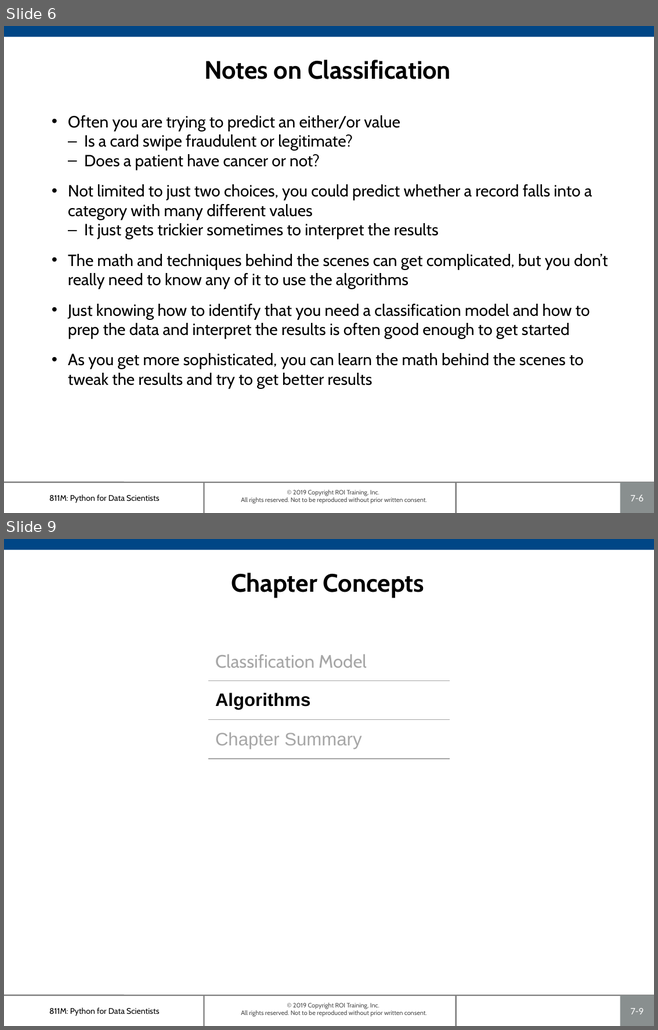
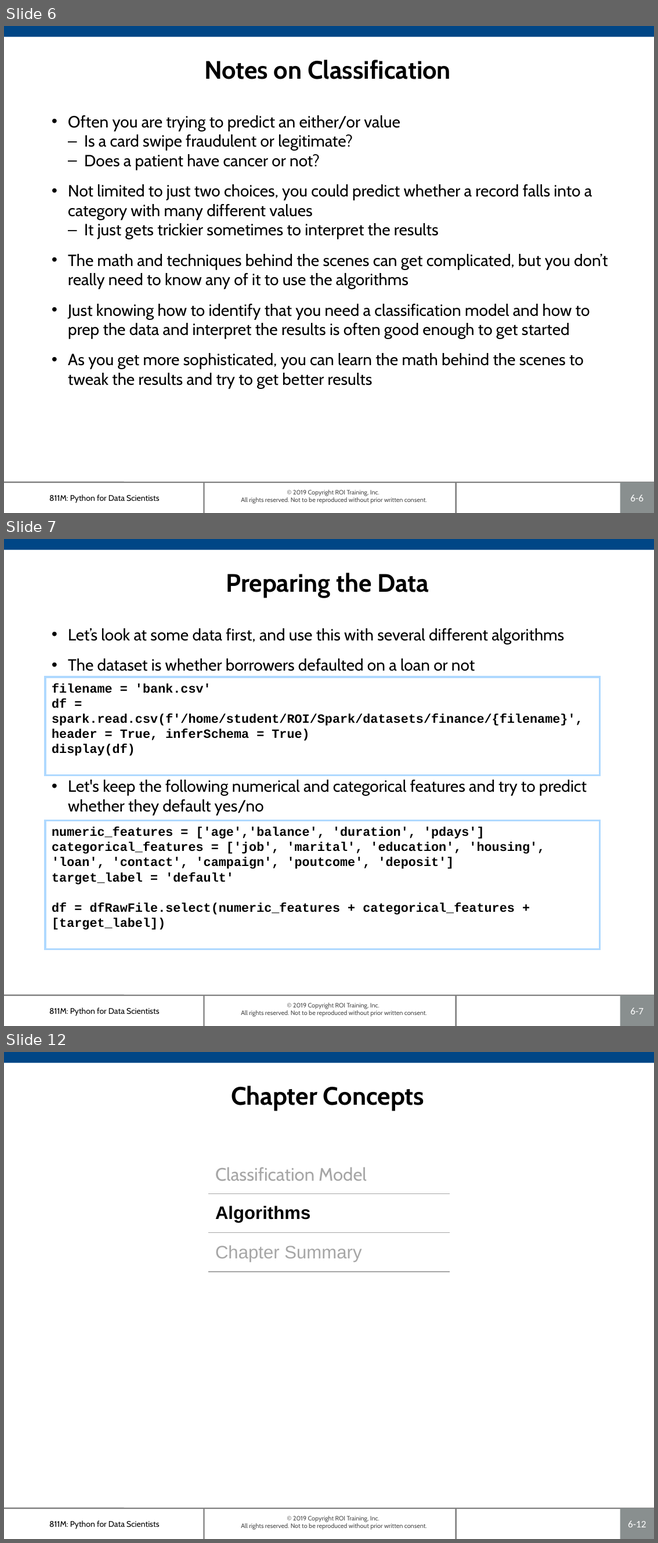
Before and after one commit to roitraining/SparkforDataEngineers, a slide deck: Ch06_ClassificationModels.pptx. Shown one above the other, each under a label of ours: slides 6 and 9 before the commit, slides 6, 7 and 12 after it; the slides between them are not shown. The pictures are 658x1030 and 658x1543 pixels, drawn with LibreOffice and Linux fonts; fonts in the diff are those of the drawing; background and template pictures are left out. Boxes give left, top, right and bottom in pixels: in the first picture for what was removed or moved away, otherwise in the second. Text is boxed around its words. In the diff, an @@ line names an element or a change of style, - is before the commit and + after.

```diff
--- a/Ch06_ClassificationModels.pptx
+++ b/Ch06_ClassificationModels.pptx
@@ slide 7 added at [4,539,654,1026], background #FFFFFF; not listed: 7 template elements that a slide beside it also shows @@
@@ title added at [226,573,429,598], 28 pt, text #000000, bold @@
+Preparing the Data
@@ text added at [68,628,586,815], 18 pt, text #000000 @@
+• Let’s look at some data first, and use this with several different algorithms
+• The dataset is whether borrowers defaulted on a loan or not
+• Let's keep the following numerical and categorical features and try to predict whether they default yes/no
@@ rectangle added at [46,676,600,775], outline #AFD9FF 2.25 pt, 14 pt, text #000000, bold @@
+filename = 'bank.csv'
+df = spark.read.csv(f'/home/student/ROI/Spark/datasets/finance/{filename}', header = True, inferSchema = True)
+display(df)
@@ rectangle added at [46,820,600,950], outline #AFD9FF 2.25 pt, 14 pt, text #000000, bold @@
+numeric_features = ['age','balance', 'duration', 'pdays']
+categorical_features = ['job', 'marital', 'education', 'housing', 'loan', 'contact', 'campaign', 'poutcome', 'deposit']
+target_label = 'default'
+df = dfRawFile.select(numeric_features + categorical_features + [target_label])
@@ page number at [630,495,643,502]: text changed @@
-7-6
+6-6
@@ what was slide 9 is now slide 12 @@
@@ page number at [628,1521,645,1528]: text changed @@
-7-9
+6-12
```
Also in this commit, not shown: 6 slides changed, 8 other slides added, 18 slides removed, 1 other file.
